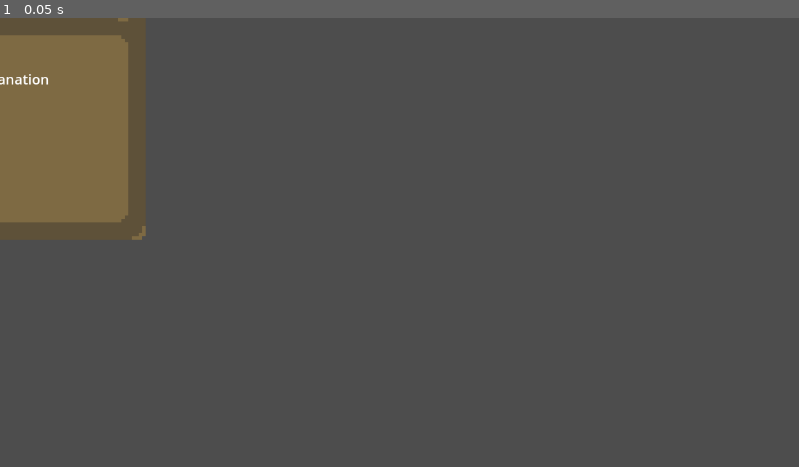
Above: before the commit, frame 1.
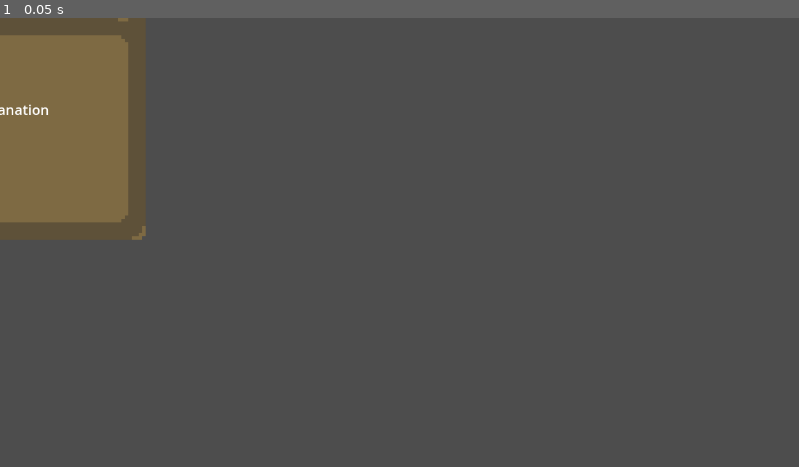
Above: after the commit, the same moment.

Repository: rebornrival/isle
Game: Godot game, scene res://scenes/card.tscn
The game is run twice, just before and just after one commit, with the same random seed, the same clock (stepped at 60 frames per second) and the same inputs. The project has no main scene, so this scene is started directly.
Inputs:
- Up to frame 1 (0.05 s): no input

The runs differ from the first frame. In frame 1, 0.1% of the frame differs, in the area x 0-7%, y 12-22%.

Commit message:
more card stuff

Diff:
--- a/isle/scenes/card.tscn
+++ b/isle/scenes/card.tscn
@@ -1,8 +1,10 @@
-[gd_scene load_steps=2 format=3 uid="uid://cfokbwnrxk354"]
+[gd_scene load_steps=3 format=3 uid="uid://cfokbwnrxk354"]
 
+[ext_resource type="Script" uid="uid://dr0cuxoi4bidb" path="res://script/card.gd" id="1_6u4wf"]
 [ext_resource type="Texture2D" uid="uid://c62pypiuvha7e" path="res://assets/card template.png" id="1_d81rb"]
 
 [node name="card" type="Node2D"]
+script = ExtResource("1_6u4wf")
 
 [node name="CardTemplate" type="Sprite2D" parent="."]
 texture_filter = 1
@@ -27,9 +29,17 @@
 text = "1 : 1"
 vertical_alignment = 1
 
+[node name="cost" type="Label" parent="."]
+offset_left = -180.0
+offset_top = 75.0
+offset_right = -91.0
+offset_bottom = 117.0
+theme_override_font_sizes/font_size = 25
+text = "Cost 0"
+
 [node name="ability_and_description" type="Label" parent="."]
 offset_left = -180.0
-offset_top = 74.0
+offset_top = 118.0
 offset_right = 180.0
 offset_bottom = 290.0
 theme_override_font_sizes/font_size = 20
--- a/isle/script/card.gd
+++ b/isle/script/card.gd
@@ -1 +1,21 @@
 extends Node2D
+var card_stats
+#0 - name - str
+#1 - base health - int
+#2 - base damage - int
+#3 - description - str
+#4 - ability name - str
+#5 - type (bug etc.) - str
+#6 - location acquired - str
+#7 - by water? - boolean
+#8 - rarity - str
+#9 - type (support, etc.) - str
+#10 - cost - int
+func _physics_process(delta: float) -> void:
+	pass
+
+func initialize(card_info):
+	card_stats = card_info
+	$name.text = card_info[0]
+	$health_and_damage.txt = str(card_info[1])+' : '+str(card_info[2])
+	$cost.text = "Cost "+str(card_info[10])
Not shown, changed: isle/documantation.txt
